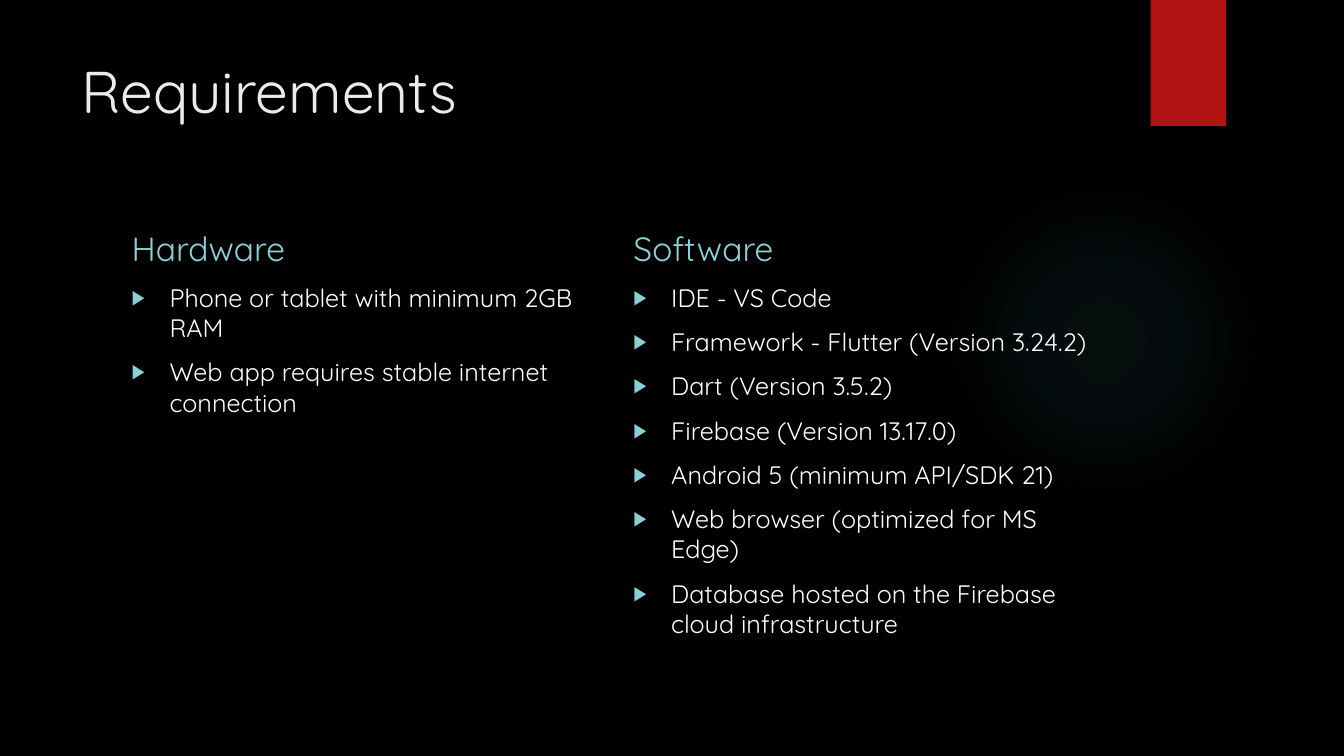
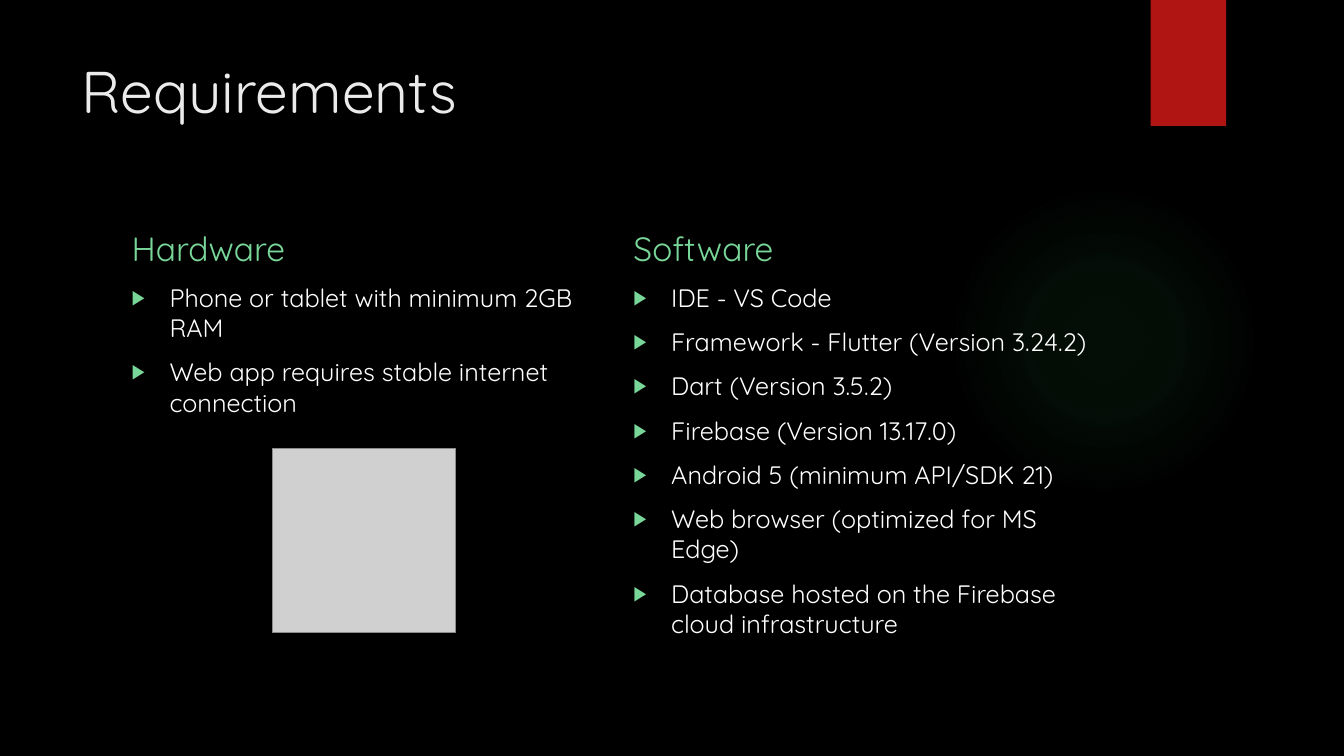
Before and after one commit to NathanTh3Gr3at/ITPV302_Project, a slide deck: slide 4 of PowerPoint Slides/ITPV302 - Presentation.pptx. Drawn at 1344x756 pixels with LibreOffice and Linux fonts; fonts in the diff are those of the drawing; grey boxes stand for pictures; background and template pictures are left out. Boxes give left, top, right and bottom in pixels: in the first picture for what was removed or moved away, otherwise in the second. Text is boxed around its words. In the diff, an @@ line names an element or a change of style, - is before the commit and + after.

```diff
--- a/PowerPoint Slides/ITPV302 - Presentation.pptx
+++ b/PowerPoint Slides/ITPV302 - Presentation.pptx
@@ text "Hardware" at (132,236,285,262): text colour #8AD0D6 to #79D699 @@
@@ text "Software" at (633,236,773,262): text colour #8AD0D6 to #79D699 @@
@@ text "Phone or tablet with minimum ..." at (170,288,572,413): bullet colour #8AD0D6 to #79D699 @@
@@ text "IDE - VS Code" at (671,288,1086,634): bullet colour #8AD0D6 to #79D699 @@
@@ picture added at (272,449,456,632) @@
```
Also in this commit, not shown: 3 other slides changed, 1 slide added.
